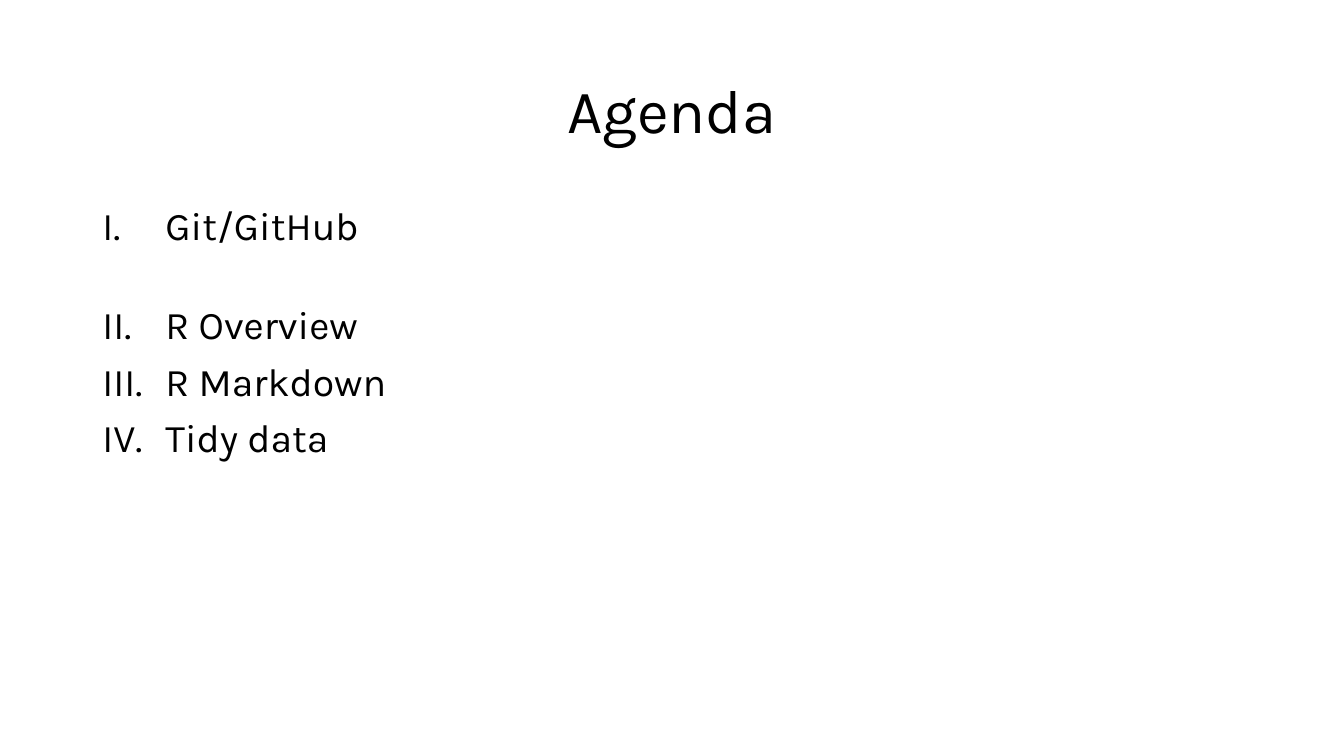
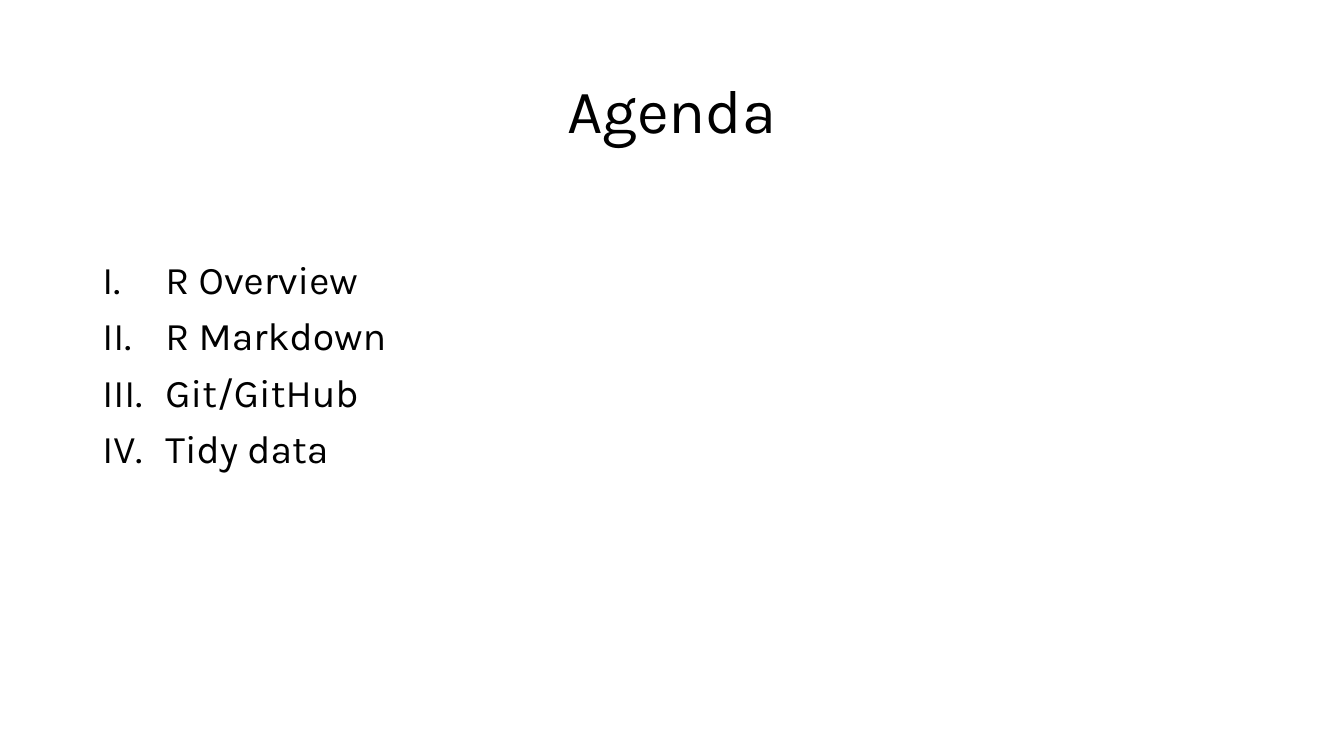
Before and after one commit to marissadyck/reproducible-research-R-ASM, a slide deck: slide 4 of docs/Reproducible research in R.pptx. Drawn at 1344x756 pixels with LibreOffice and Linux fonts; fonts in the diff are those of the drawing. Boxes give left, top, right and bottom in pixels: in the first picture for what was removed or moved away, otherwise in the second. Text is boxed around its words. In the diff, an @@ line names an element or a change of style, - is before the commit and + after.

Commit message:
updates to agenda and ppt

```diff
--- a/docs/Reproducible research in R.pptx
+++ b/docs/Reproducible research in R.pptx
@@ text at (165, 211, 358, 243): paragraph removed @@
-I. Git/GitHub
@@ text at (165, 378, 358, 410): paragraph added @@
+III. Git/GitHub
```
Also in this commit, not shown: 1 slide added, 3 other files.
